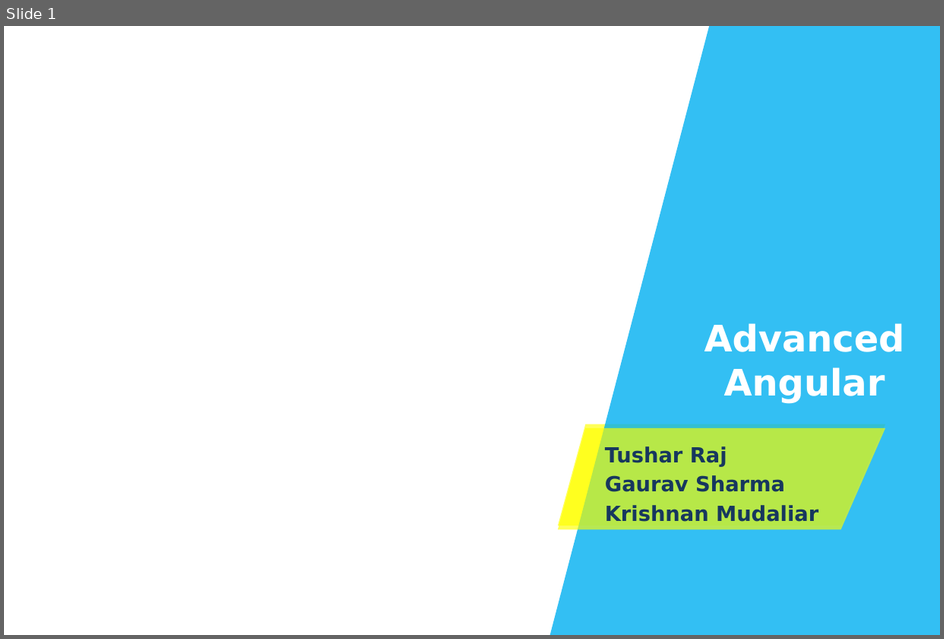
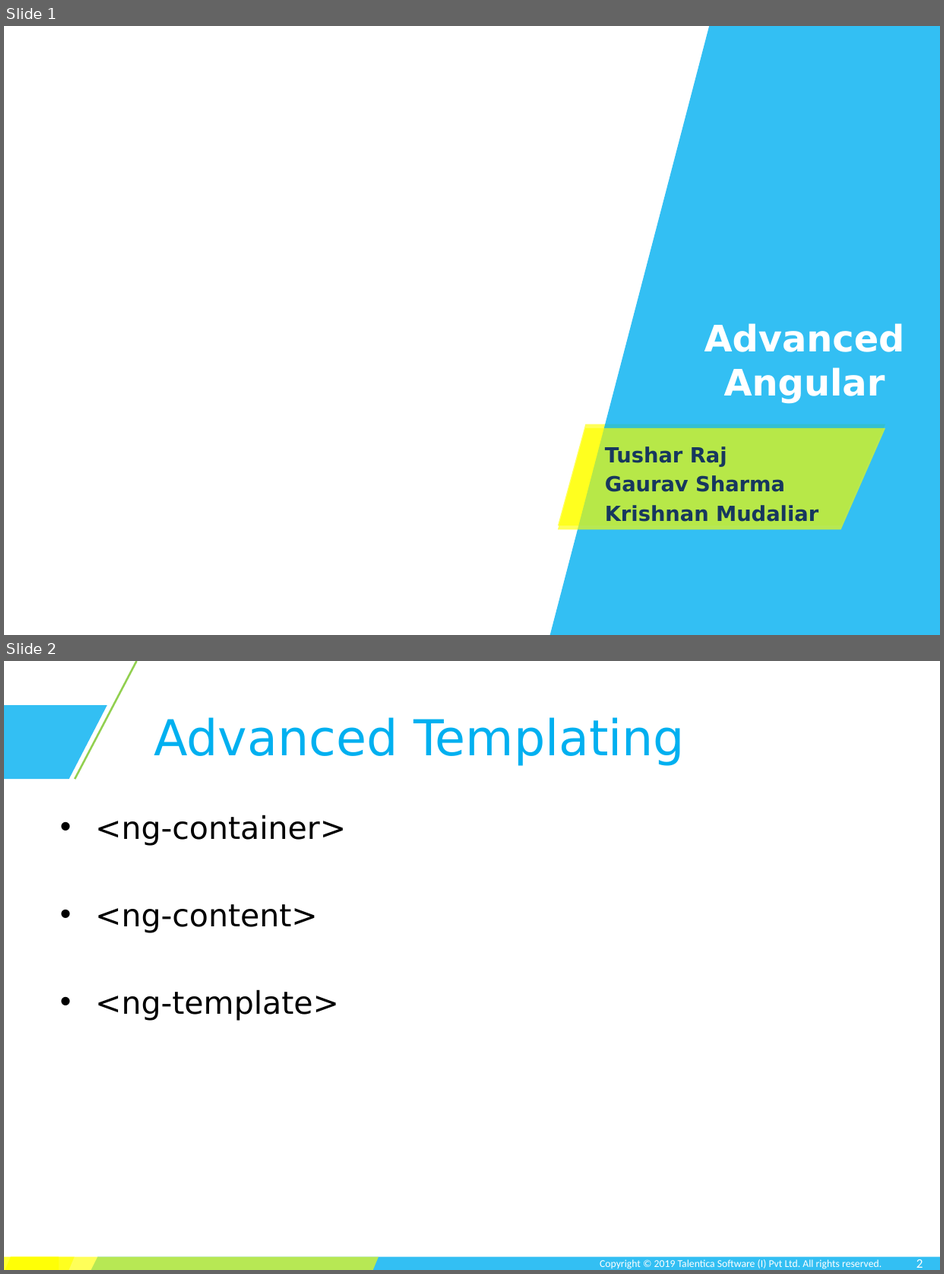
Before and after one commit to TusharRajGupt/angular-demo, a slide deck: session-7/Session 7.pptx. Shown one above the other, each under a label of ours: slide 1 before the commit, slides 1 and 2 after it. The pictures are 944x639 and 944x1274 pixels, drawn with LibreOffice and Linux fonts; fonts in the diff are those of the drawing; background and template pictures are left out. Boxes give left, top, right and bottom in pixels: in the first picture for what was removed or moved away, otherwise in the second. Text is boxed around its words. In the diff, an @@ line names an element or a change of style, - is before the commit and + after.

```diff
--- a/session-7/Session 7.pptx
+++ b/session-7/Session 7.pptx
@@ slide 2 added at (4,661,940,1270), background #FFFFFF @@
@@ line added from (137, 661) to (75, 779), #92D050 1.5 pt @@
@@ freeform shape added at (4,705,107,779), fill #00B0F0 at 80% opacity @@
@@ title added at (154,717,685,766), 38 pt, text #00B0F0 @@
+Advanced Templating
@@ text added at (95,815,346,1020), 24 pt, text #000000 @@
+• <ng-container>
+• <ng-content>
+• <ng-template>
@@ group added at (4,1257,940,1270): 3 freeform shapes, 1 rectangle @@
@@ text added at (600,1259,882,1269), 8 pt, text #FFFFFF @@
+Copyright © 2019 Talentica Software (I) Pvt Ltd. All rights reserved.
@@ page number added at (917,1259,924,1267), 10 pt, text #FFFFFF @@
+2
```
Also in this commit, not shown: 3 other slides added, 1 slide removed, 11 other files.
